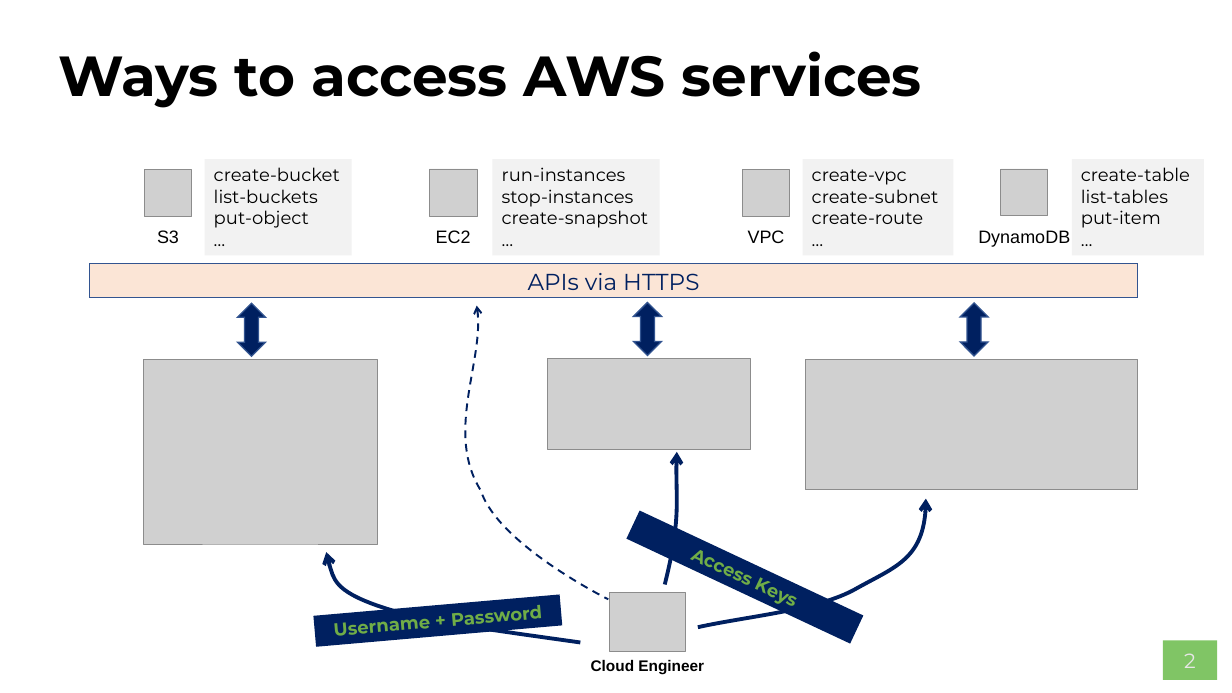
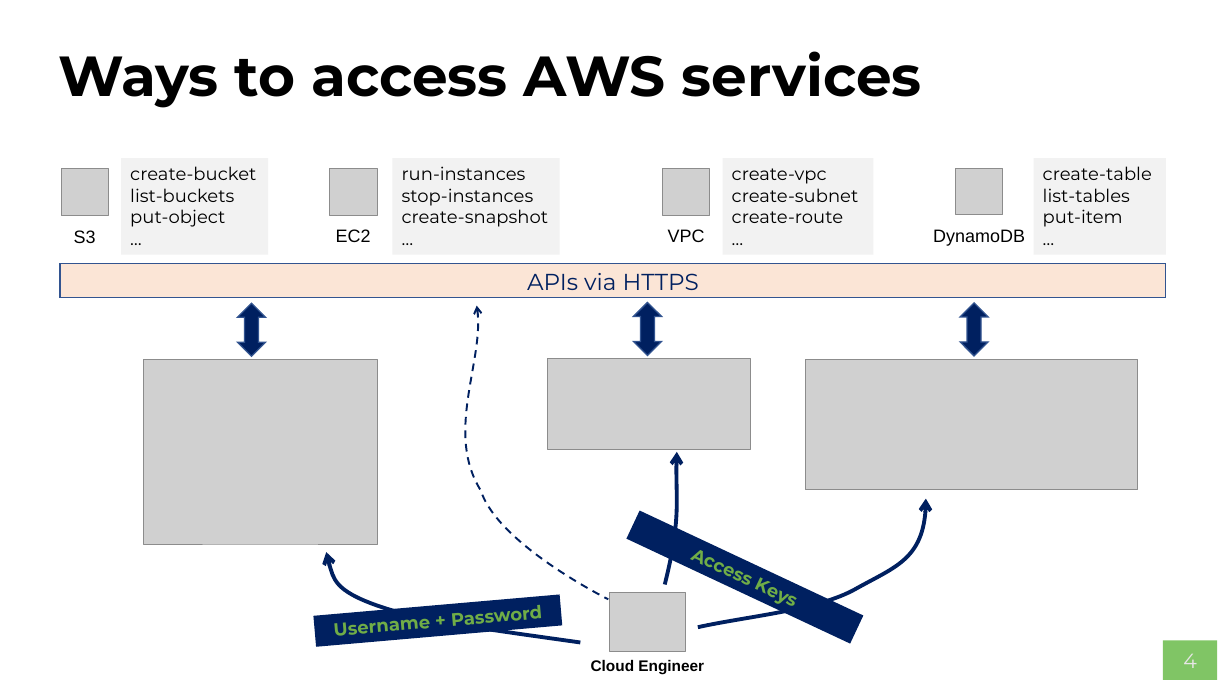
Before and after one commit to AWS-Competence-Group/sessions, a slide deck: slide 4 of 04-aws-cli/04-aws-cli.pptx (slide 2 before the commit). Drawn at 1232x693 pixels with LibreOffice and Linux fonts; fonts in the diff are those of the drawing; grey boxes stand for pictures; background and template pictures are left out. Boxes give left, top, right and bottom in pixels: in the first picture for what was removed or moved away, otherwise in the second. Text is boxed around its words. In the diff, an @@ line names an element or a change of style, - is before the commit and + after.

```diff
--- a/04-aws-cli/04-aws-cli.pptx
+++ b/04-aws-cli/04-aws-cli.pptx
@@ 1 picture, 1 text, 1 rectangle: place and size @@
-1 picture, 1 text, 1 rectangle at [144, 159, 351, 255]
+1 picture, 1 text, 1 rectangle at [61, 158, 268, 254]
@@ 1 picture, 1 text, 1 rectangle: place and size @@
-1 picture, 1 text, 1 rectangle at [430, 159, 660, 255]
+1 picture, 1 text, 1 rectangle at [330, 158, 560, 254]
@@ 1 picture, 1 text, 1 rectangle: place and size @@
-1 picture, 1 text, 1 rectangle at [743, 159, 954, 255]
+1 picture, 1 text, 1 rectangle at [663, 158, 873, 254]
@@ picture: place and size @@
-picture at [1001, 169, 1048, 216]
+picture at [956, 168, 1003, 215]
@@ rectangle "create-table list-tables put-item …": place and size @@
-rectangle "create-table list-tables put-item …" at [1072, 159, 1204, 255]
+rectangle "create-table list-tables put-item …" at [1034, 158, 1166, 254]
@@ text "DynamoDB": place and size @@
-text "DynamoDB" at [978, 230, 1070, 247]
+text "DynamoDB" at [933, 229, 1025, 246]
@@ rectangle "APIs via HTTPS": place and size @@
-rectangle "APIs via HTTPS" at [90, 263, 1139, 298]
+rectangle "APIs via HTTPS" at [60, 263, 1166, 298]
@@ page number at [1183, 653, 1197, 668]: text changed @@
-2
+4
```
Also in this commit, not shown: 2 other slides changed, 3 slides added, 10 slides removed.
